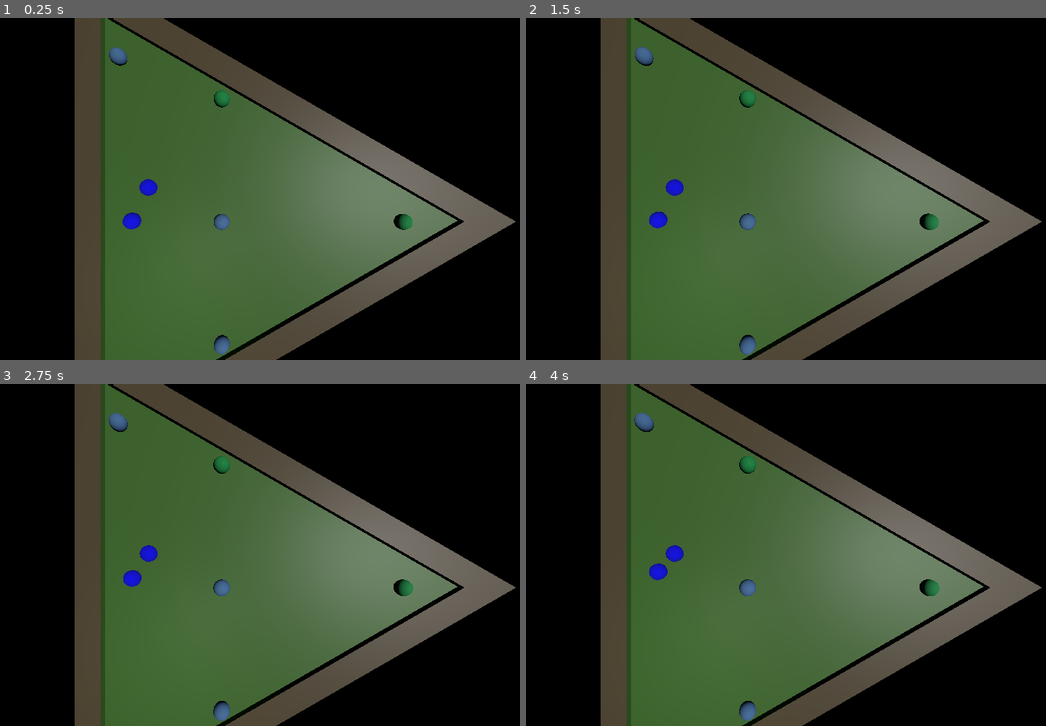
Above: before the commit, frames 1-4 (two rows, left to right).
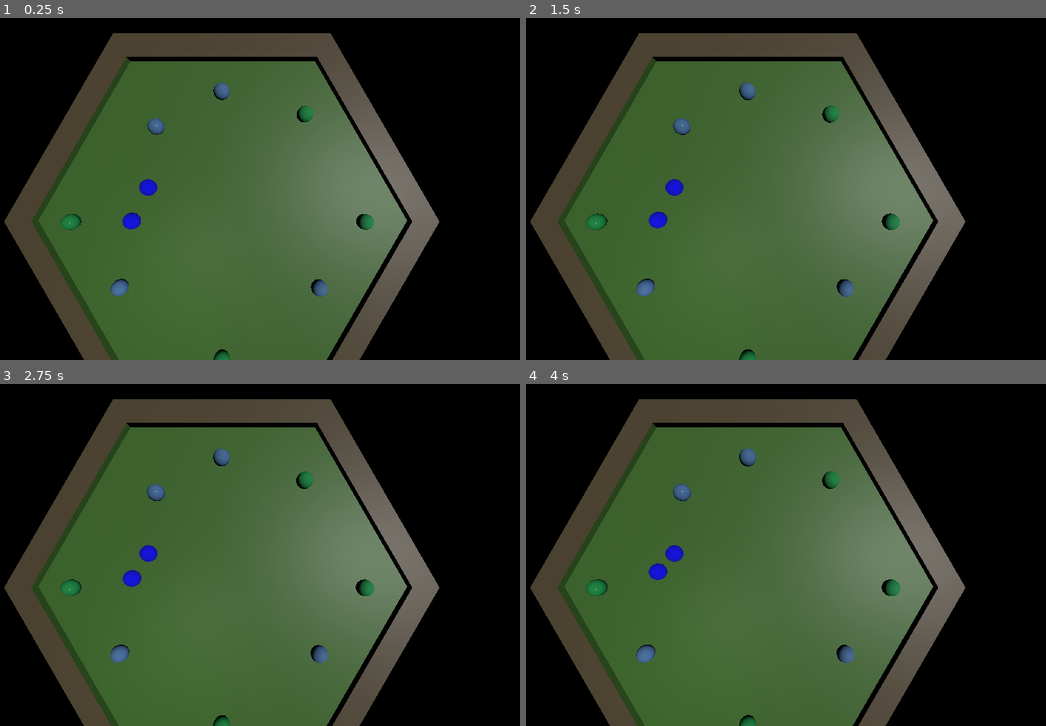
Above: after the commit, the same moments.

Repository: freesstylers/GlobalGameJam25
Game: Godot game, scene res://Assets/Prefabs/pruebaworld.tscn
The game is run twice, just before and just after one commit, with the same random seed, the same clock (stepped at 60 frames per second) and the same inputs.
Inputs (mouse positions are in pixels of both pictures, inside the frame that each line leads up to):
- Up to frame 1 (0.25 s): no input
- Up to frame 2 (1.5 s): tap Enter at 0.5 s; move the mouse to (910, 171) at 0.52 s; hold D (right) 0.53-1.28 s; click (910, 171) at 0.6 s; tap Space (Accelerate) at 1.25 s; move the mouse to (656, 206) at 1.27 s; hold S (down) from 1.28 s (still down); click (656, 206) at 1.35 s
- Up to frame 3 (2.75 s): move the mouse to (312, 479) at 2.02 s; release S (down) at 2.03 s; hold D (right) from 2.03 s (still down); click (312, 479) at 2.1 s
- Up to frame 4 (4 s): move the mouse to (749, 623) at 2.77 s; release D (right) at 2.78 s; hold Space (Accelerate) 2.78-3.53 s; click (749, 623) at 2.85 s; tap Enter at 3.5 s; move the mouse to (962, 606) at 3.52 s; hold A (left) from 3.53 s (still down); click (962, 606) at 3.6 s

The runs differ from the first frame. In frame 1, 26% of the frame differs, in the area x 0-100%, y 0-100%; in frame 2, 26%; in frame 3, 26%; in frame 4, 26%.

Commit message:
Mesahexagonalahorasi

Diff:
--- a/Assets/Prefabs/Mesas/mesa_hexagonal.tscn
+++ b/Assets/Prefabs/Mesas/mesa_hexagonal.tscn
@@ -1,6 +1,7 @@
-[gd_scene load_steps=4 format=3 uid="uid://bvjud7wbajb6d"]
+[gd_scene load_steps=5 format=3 uid="uid://bvjud7wbajb6d"]
 
 [ext_resource type="PackedScene" uid="uid://d1wy1wylvjff6" path="res://Assets/Models/MesaHexadecimal.glb" id="1_052iu"]
+[ext_resource type="Script" path="res://Assets/Scripts/MesaManager.gd" id="1_pav57"]
 
 [sub_resource type="BoxShape3D" id="BoxShape3D_pxiex"]
 size = Vector3(15, 0.1, 15)
@@ -8,7 +9,9 @@
 [sub_resource type="BoxShape3D" id="BoxShape3D_dm5ri"]
 size = Vector3(1, 1, 8)
 
-[node name="MesaHexagonal" type="Node3D"]
+[node name="MesaHexagonal" type="Node3D" node_paths=PackedStringArray("spawners")]
+script = ExtResource("1_pav57")
+spawners = [NodePath("Spawner"), NodePath("Spawner2"), NodePath("Spawner3"), NodePath("Spawner4"), NodePath("Spawner5"), NodePath("Spawner6"), NodePath("Spawner7"), NodePath("Spawner8")]
 
 [node name="RigidBody3D" type="RigidBody3D" parent="."]
 mass = 1000.0
--- a/Assets/Prefabs/pruebaworld.tscn
+++ b/Assets/Prefabs/pruebaworld.tscn
@@ -1,12 +1,12 @@
 [gd_scene load_steps=4 format=3 uid="uid://drfqwlguujga"]
 
 [ext_resource type="PackedScene" uid="uid://87cygmj10jpd" path="res://Assets/Prefabs/pruebaplayer.tscn" id="1_ivced"]
-[ext_resource type="PackedScene" uid="uid://csd230kuta24i" path="res://Assets/Prefabs/Mesas/mesa_triangular.tscn" id="1_ojh30"]
+[ext_resource type="PackedScene" uid="uid://bvjud7wbajb6d" path="res://Assets/Prefabs/Mesas/mesa_hexagonal.tscn" id="1_uj53o"]
 [ext_resource type="PackedScene" uid="uid://cc8eguu0xw0fb" path="res://Assets/Prefabs/pool_manager.tscn" id="5_8m4cp"]
 
 [node name="Node3D" type="Node3D"]
 
-[node name="MesaTriangular" parent="." instance=ExtResource("1_ojh30")]
+[node name="MesaHexagonal" parent="." instance=ExtResource("1_uj53o")]
 transform = Transform3D(1.5, 0, 0, 0, 1.5, 0, 0, 0, 1.5, 0, 0, 0)
 
 [node name="Player" parent="." instance=ExtResource("1_ivced")]
